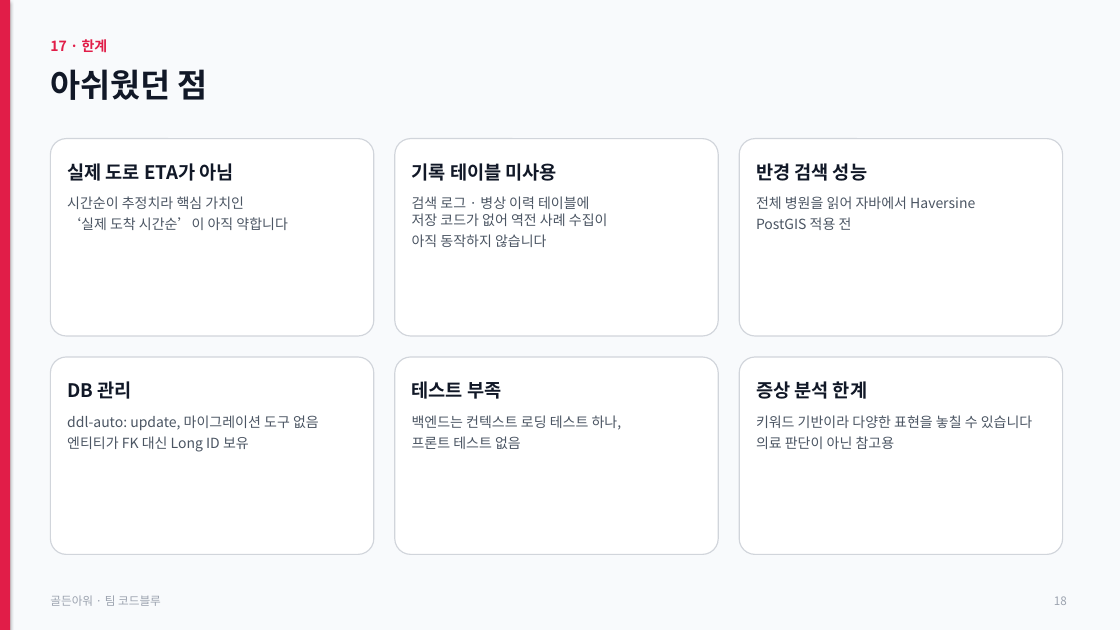
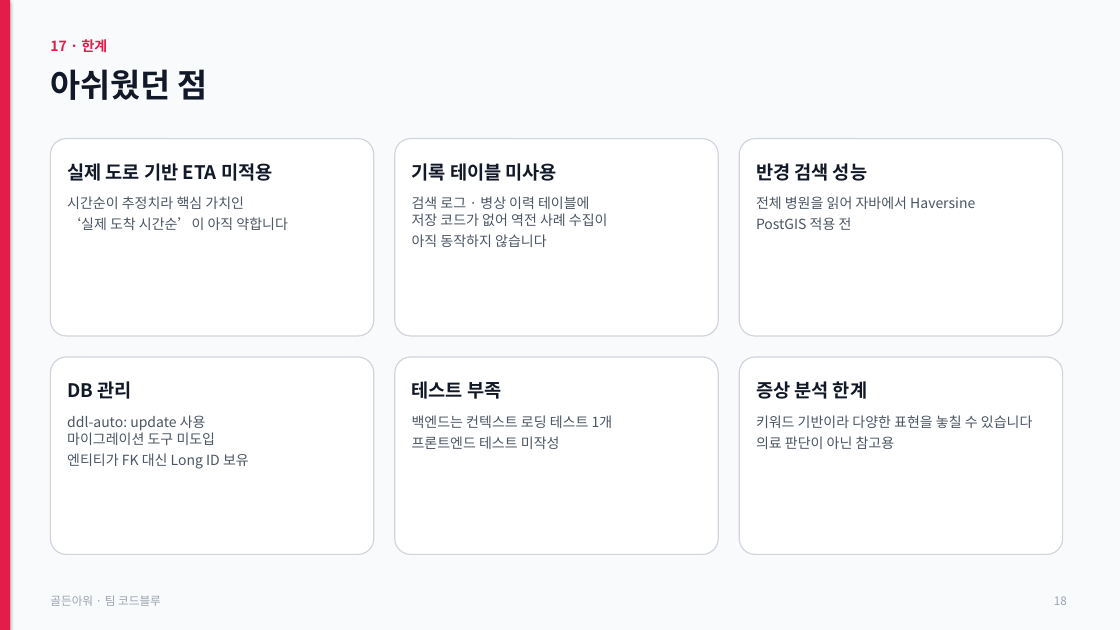
Before and after one commit to jhh1216/hourppt, a slide deck: slide 18 of golden-hour.pptx. Drawn at 1120x630 pixels with LibreOffice and Linux fonts; fonts in the diff are those of the drawing. Boxes give left, top, right and bottom in pixels: in the first picture for what was removed or moved away, otherwise in the second. Text is boxed around its words. In the diff, an @@ line names an element or a change of style, - is before the commit and + after.

```diff
--- a/golden-hour.pptx
+++ b/golden-hour.pptx
@@ text at bbox=[67, 163, 272, 181]: text changed @@
-실제 도로 ETA가 아님
+실제 도로 기반 ETA 미적용
@@ text at bbox=[67, 415, 249, 469]: text changed @@
-ddl-auto: update, 마이그레이션 도구 없음
-엔티티가 FK 대신 Long ID 보유
+ddl-auto: update 사용
+마이그레이션 도구 미도입
+엔티티가 FK 대신 Long ID 보유
@@ text at bbox=[412, 415, 613, 449]: text changed @@
-백엔드는 컨텍스트 로딩 테스트 하나,
-프론트 테스트 없음
+백엔드는 컨텍스트 로딩 테스트 1개
+프론트엔드 테스트 미작성
```
Also in this commit, not shown: 7 other slides changed, 2 other files.
